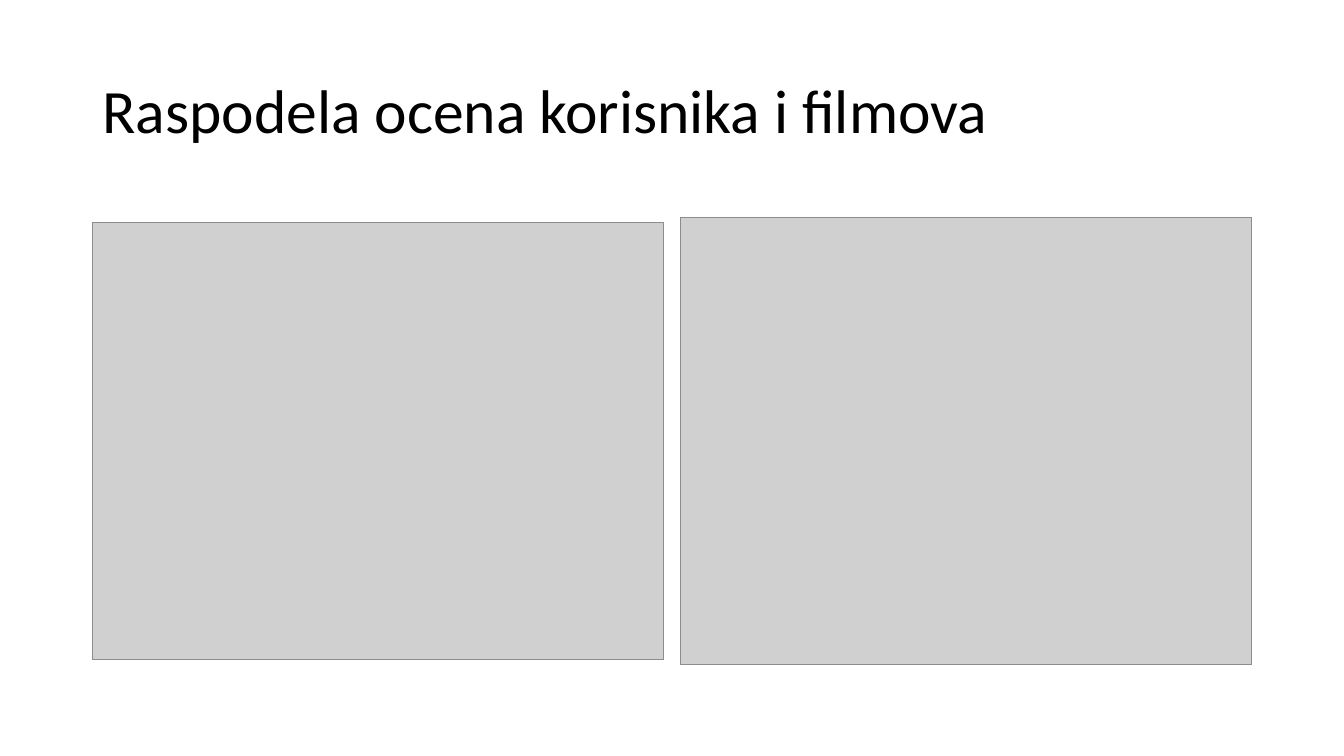
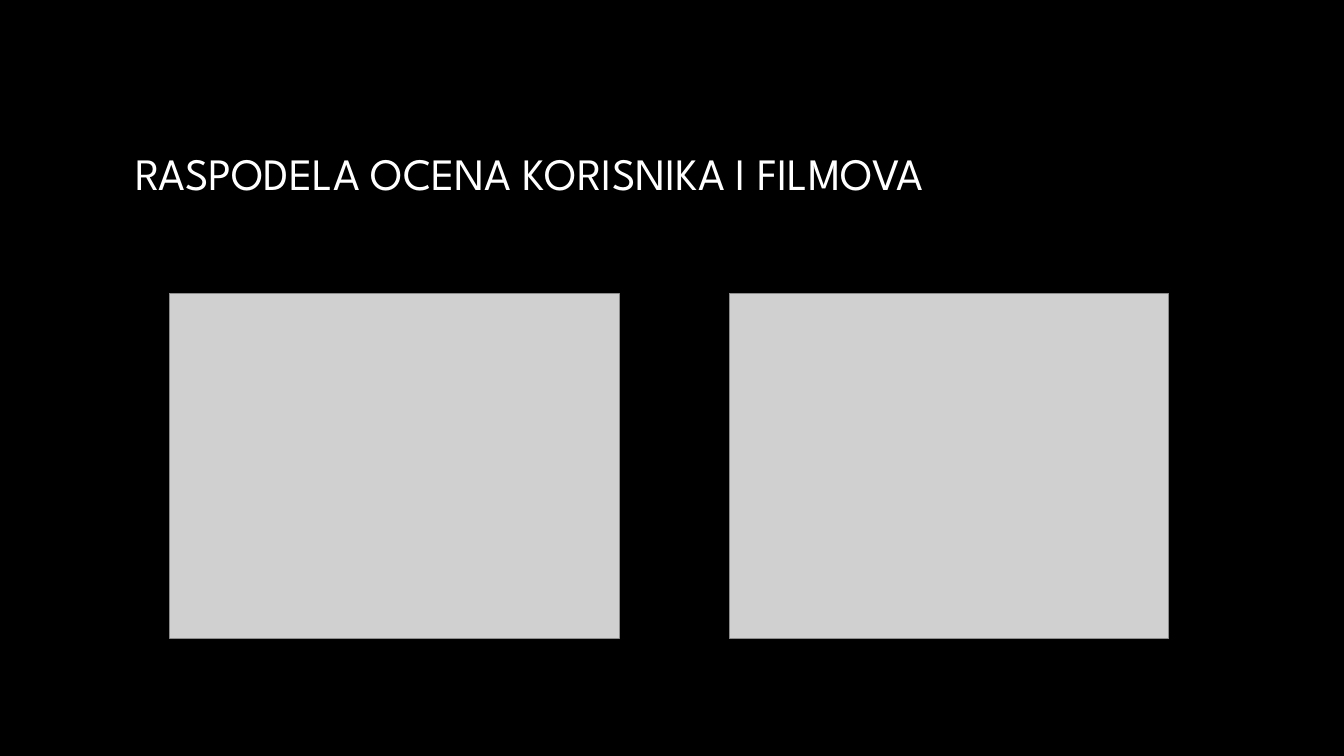
Before and after one commit to wesely1996/mapper_algoritam_sa_Netflix_podatcima, a slide deck: slide 6 of prezentacija.pptx. Drawn at 1344x756 pixels with LibreOffice and Linux fonts; fonts in the diff are those of the drawing; grey boxes stand for pictures; background and template pictures are left out. Boxes give left, top, right and bottom in pixels: in the first picture for what was removed or moved away, otherwise in the second. Text is boxed around its words. In the diff, an @@ line names an element or a change of style, - is before the commit and + after.

```diff
--- a/prezentacija.pptx
+++ b/prezentacija.pptx
@@ background #FFFFFF to picture (left out) @@
@@ title at <box>136,160,923,191</box>: text changed; size 44 to 32 pt; font Calibri to League Spartan; text colour #000000 to gradient #FFFFFF to #A6A6A6 @@
-Raspodela ocena korisnika i filmova
+RASPODELA OCENA KORISNIKA I FILMOVA
@@ picture: place and size @@
-picture at <box>93,223,664,660</box>
+picture at <box>169,294,619,639</box>
@@ picture: place and size @@
-picture at <box>681,218,1252,665</box>
+picture at <box>729,294,1169,639</box>
```
Also in this commit, not shown: 8 other slides changed, 2 slides added, 1 slide removed.
